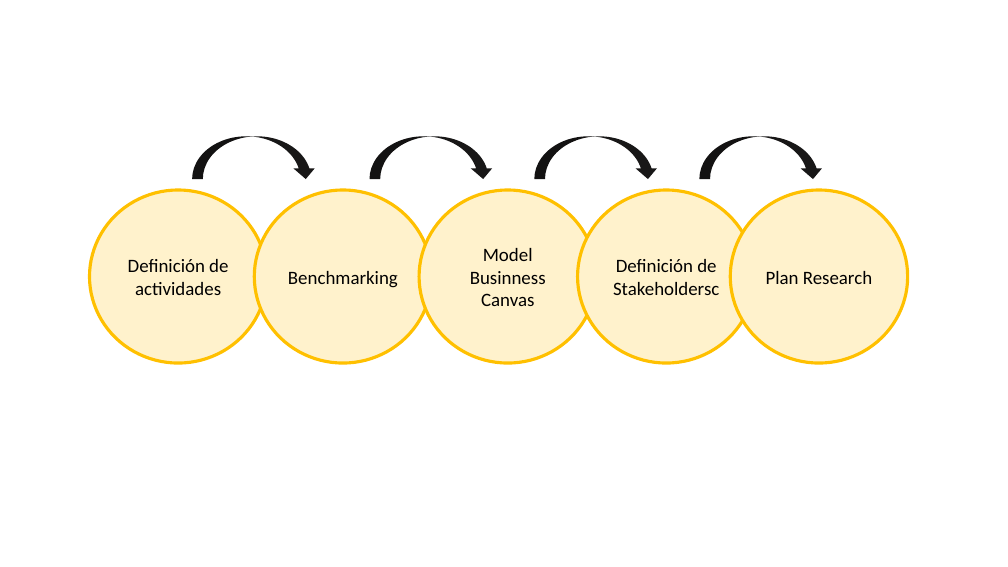
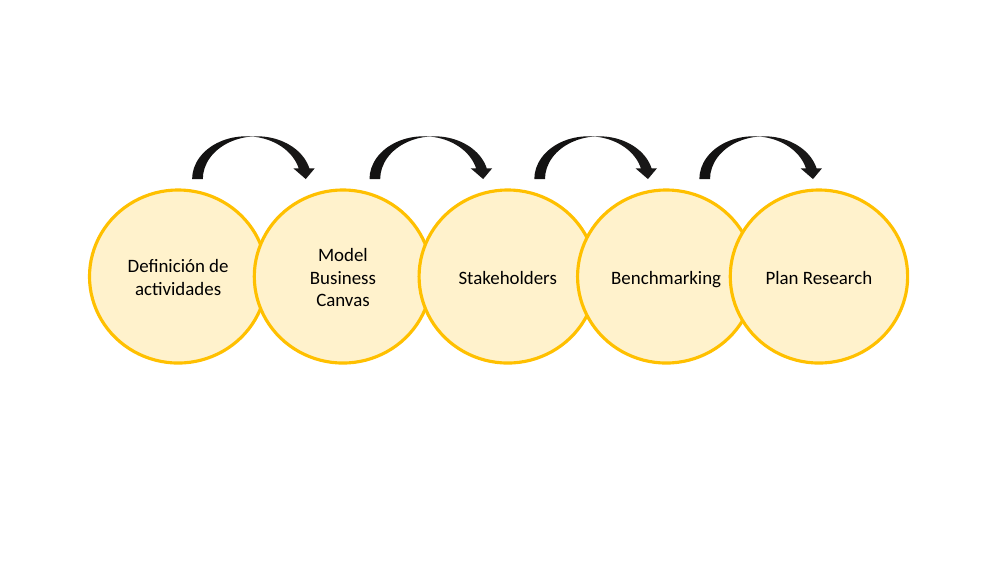
Before and after one commit to PaoSil/Take-Time, a slide deck: slide 2 of assets/docs/pptAC9A.pptm [Autoguardado].pptm. Drawn at 1008x567 pixels with LibreOffice and Linux fonts; fonts in the diff are those of the drawing. Boxes give left, top, right and bottom in pixels: in the first picture for what was removed or moved away, otherwise in the second. Text is boxed around its words. In the diff, an @@ line names an element or a change of style, - is before the commit and + after.

```diff
--- a/assets/docs/pptAC9A.pptm [Autoguardado].pptm
+++ b/assets/docs/pptAC9A.pptm [Autoguardado].pptm
@@ text in ellipse at (310,248,376,306): text changed @@
-Benchmarking
+Model Business Canvas
@@ text in ellipse at (459,271,557,284): text changed @@
-Model Businness Canvas
+Stakeholders
@@ text in ellipse at (611,271,721,288): text changed @@
-Definición de Stakeholdersc
+Benchmarking
```
Also in this commit, not shown: 1 slide added, 1 slide removed, 5 other files.
